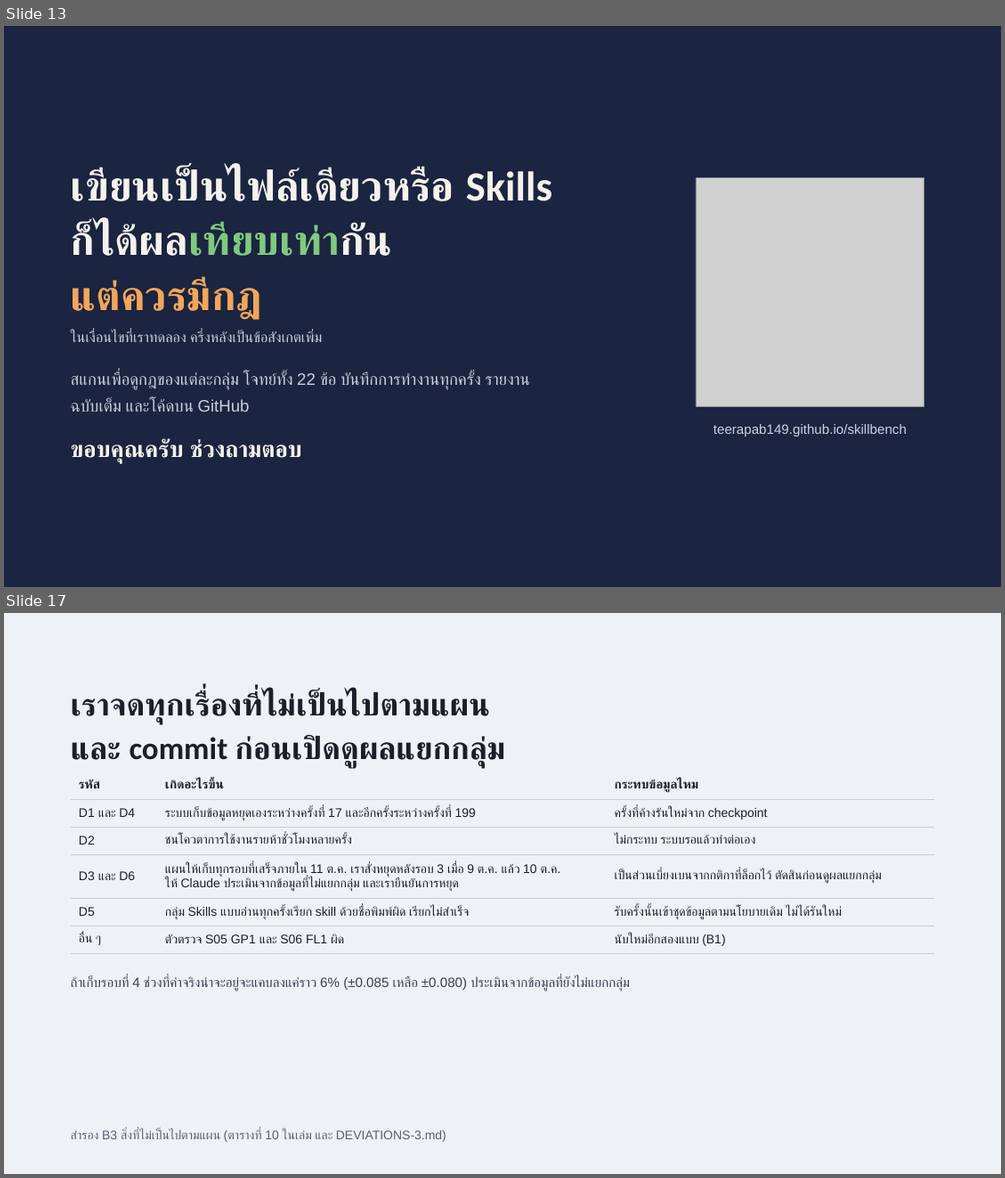
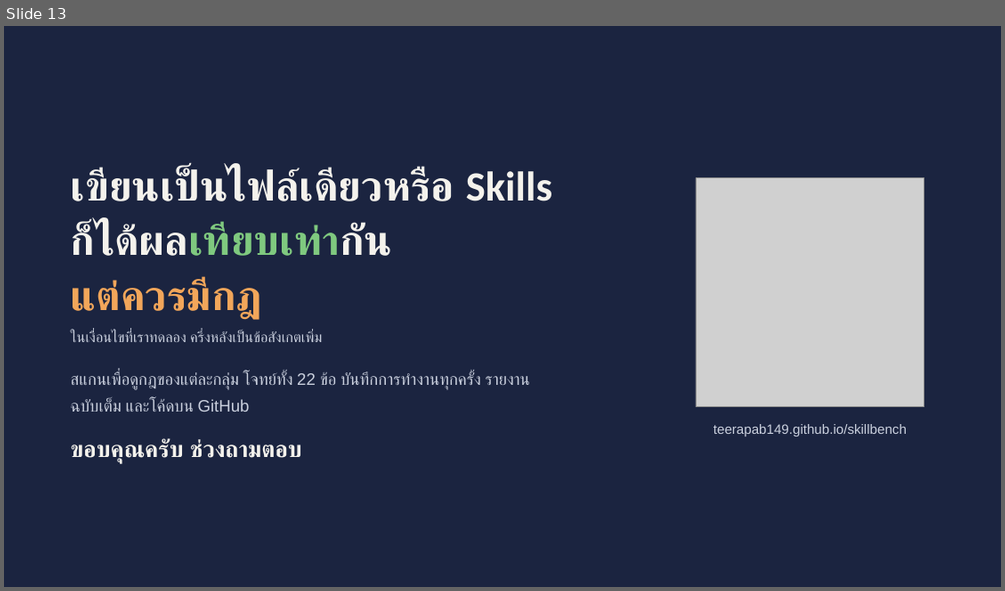
Before and after one commit to Teerapab149/skillbench, a slide deck: presentation-final/SkillBench-final-TH.pptx. Shown one above the other, each under a label of ours: slides 13 and 17 before the commit, slide 13 after it; the slides between them are not shown. The pictures are 1005x1178 and 1005x591 pixels, drawn with LibreOffice and Linux fonts; fonts in the diff are those of the drawing; grey boxes stand for pictures. Boxes give left, top, right and bottom in pixels: in the first picture for what was removed or moved away, otherwise in the second. Text is boxed around its words. In the diff, an @@ line names an element or a change of style, - is before the commit and + after.

```diff
--- a/presentation-final/SkillBench-final-TH.pptx
+++ b/presentation-final/SkillBench-final-TH.pptx
@@ slide 17 removed at (4, 613, 1001, 1174), background #EEF1F6 @@
@@ text removed at (71, 691, 505, 768) @@
-เราจดทุกเรื่องที่ไม่เป็นไปตามแผน
-และ commit ก่อนเปิดดูผลแยกกลุ่ม
@@ table removed at (71, 771, 935, 949), 6 rows, 3 columns @@
-รหัส | เกิดอะไรขึ้น | กระทบข้อมูลไหม
-D1 และ D4 | ระบบเก็บข้อมูลหยุดเองระหว่างครั้งที่ 17 และอีกครั้งระหว่างครั้งที่ 199 | ครั้งที่ค้างรันใหม่จาก checkpoint
-D2 | ชนโควตาการใช้งานรายห้าชั่วโมงหลายครั้ง | ไม่กระทบ ระบบรอแล้วทำต่อเอง
-D3 และ D6 | แผนให้เก็บทุกรอบที่เสร็จภายใน 11 ต.ค. เราสั่งหยุดหลังรอบ 3 เมื่อ 9 ต.ค. แล้ว 10 ต.ค. / ให้ Claude ประเมินจากข้อมูลที่ไม่แยกกลุ่ม และเรายืนยันการหยุด | เป็นส่วนเบี่ยงเบนจากกติกาที่ล็อกไว้ ตัดสินก่อนดูผลแยกกลุ่ม
-D5 | กลุ่ม Skills แบบอ่านทุกครั้งเรียก skill ด้วยชื่อพิมพ์ผิด เรียกไม่สำเร็จ | รับครั้งนั้นเข้าชุดข้อมูลตามนโยบายเดิม ไม่ได้รันใหม่
-อื่น ๆ | ตัวตรวจ S05 GP1 และ S06 FL1 ผิด | นับใหม่อีกสองแบบ (B1)
@@ text removed at (71, 976, 630, 991) @@
-ถ้าเก็บรอบที่ 4 ช่วงที่ค่าจริงน่าจะอยู่จะแคบลงแค่ราว 6% (±0.085 เหลือ ±0.080) ประเมินจากข้อมูลที่ยังไม่แยกกลุ่ม
@@ text removed at (71, 1129, 446, 1142) @@
-สำรอง B3 สิ่งที่ไม่เป็นไปตามแผน (ตารางที่ 10 ในเล่ม และ DEVIATIONS-3.md)
```
Also in this commit, not shown: 2 slides changed, 6 other slides removed, 14 other files.
